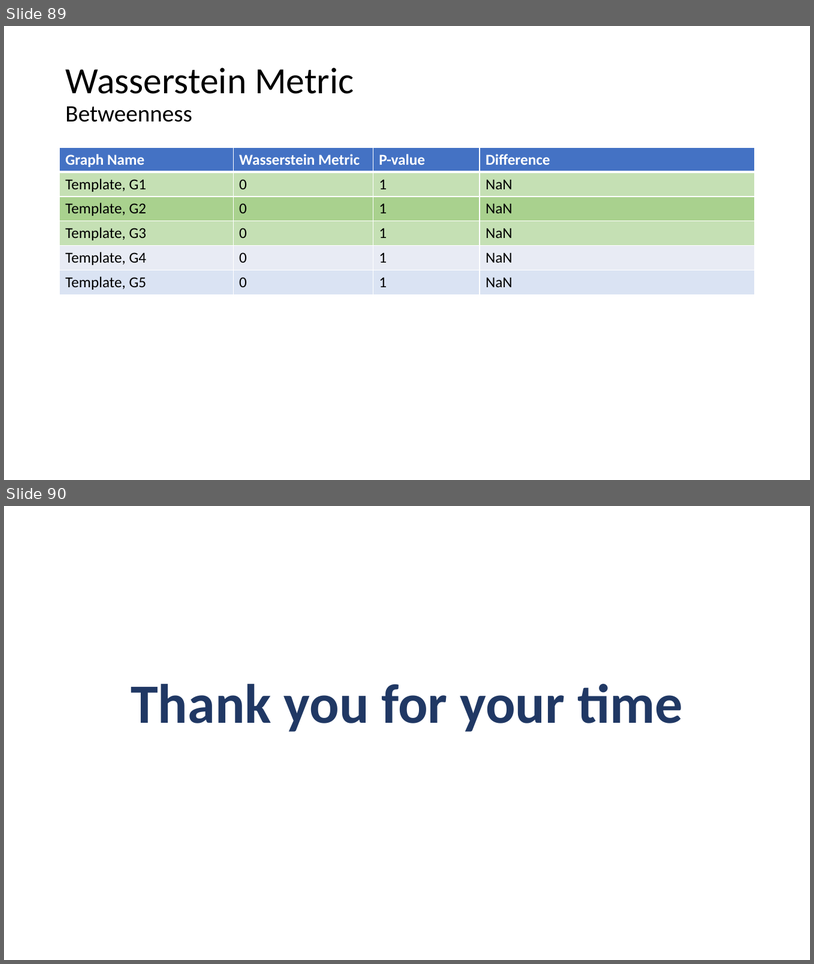
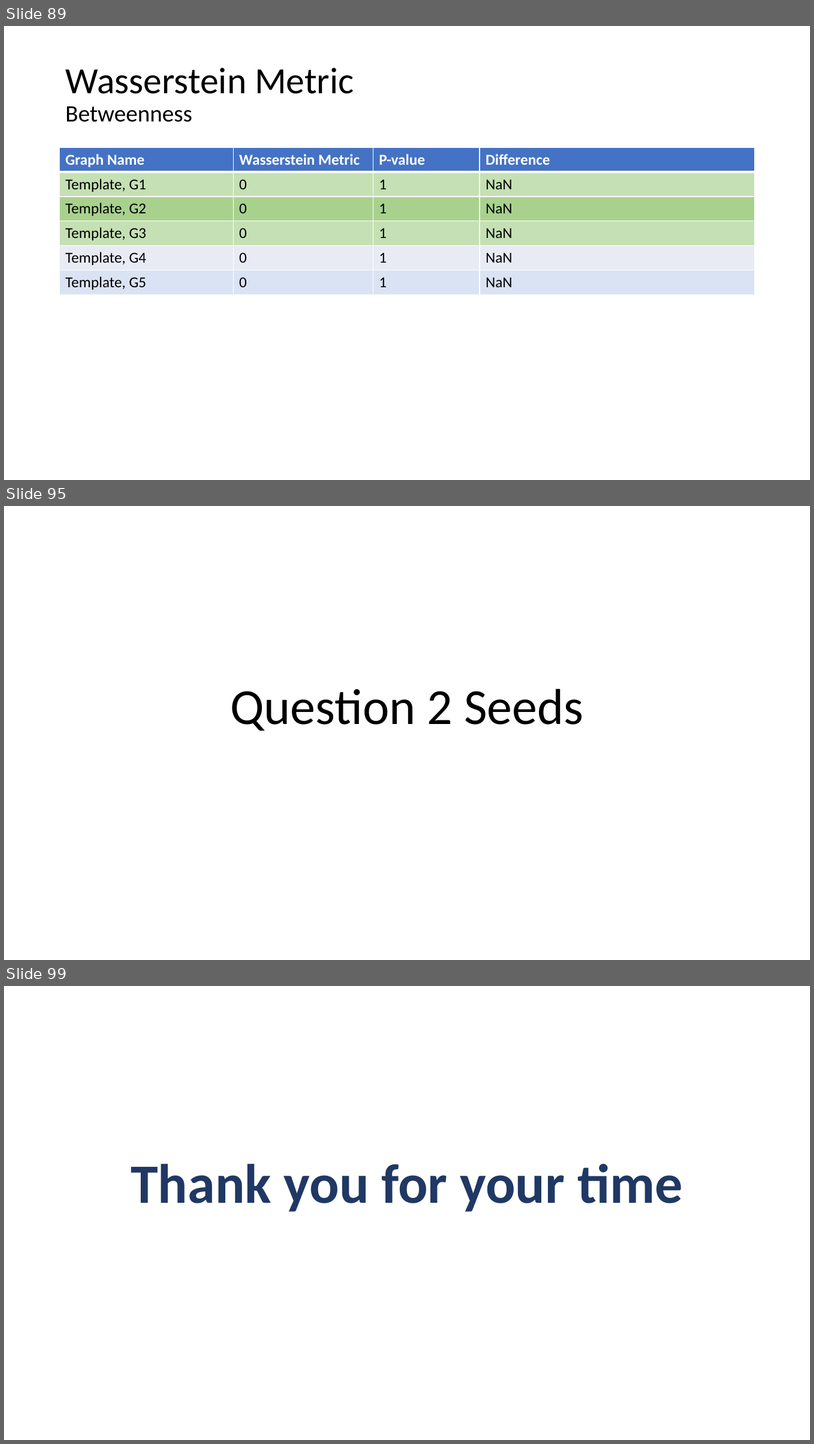
Before and after one commit to AtrayeeNeog/Visualization_2019-20, a slide deck: Documentation/Presentation/Project_Presentation_v3.pptx. Shown one above the other, each under a label of ours: slides 89 and 90 before the commit, slides 89, 95 and 99 after it; the slides between them are not shown. The pictures are 814x964 and 814x1444 pixels, drawn with LibreOffice and Linux fonts; fonts in the diff are those of the drawing. Boxes give left, top, right and bottom in pixels: in the first picture for what was removed or moved away, otherwise in the second. Text is boxed around its words. In the diff, an @@ line names an element or a change of style, - is before the commit and + after.

```diff
--- a/Documentation/Presentation/Project_Presentation_v3.pptx
+++ b/Documentation/Presentation/Project_Presentation_v3.pptx
@@ slide 95 added at (x1=4, y1=506, x2=810, y2=960), background #FFFFFF @@
@@ title added at (x1=230, y1=688, x2=584, y2=730), 60 pt, text #000000 @@
+Question 2 Seeds
@@ what was slide 90 is now slide 99 @@
```
Also in this commit, not shown: 8 other slides added.
